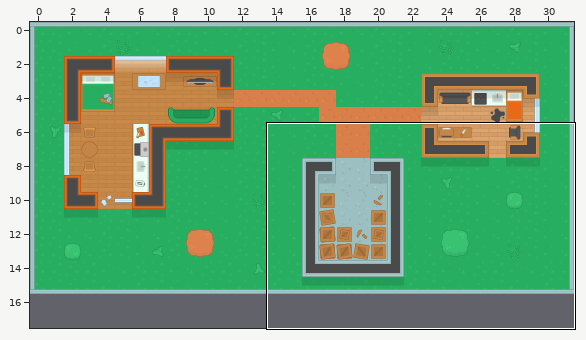
One commit to this Tiled map: entrega1/prototipo/images/map_finito.tmx. The picture above shows the old version from afar; the outline marks the close-up.
Close-up. Before the commit:
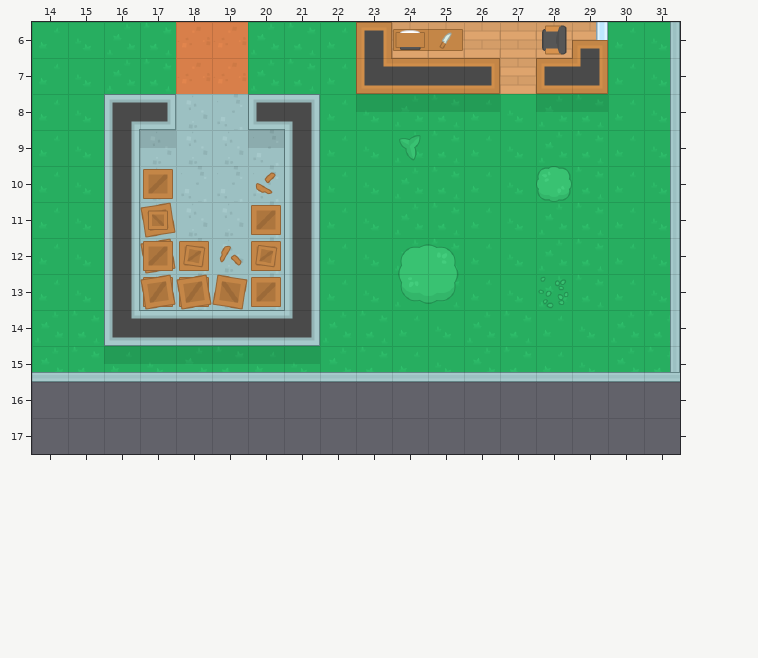
Cells are 64x64 px. Shown: x 14..31, y 6..17. The commit also changed other parts of the map, which this record leaves out. The old version is drawn lined up with the new one.
The result:
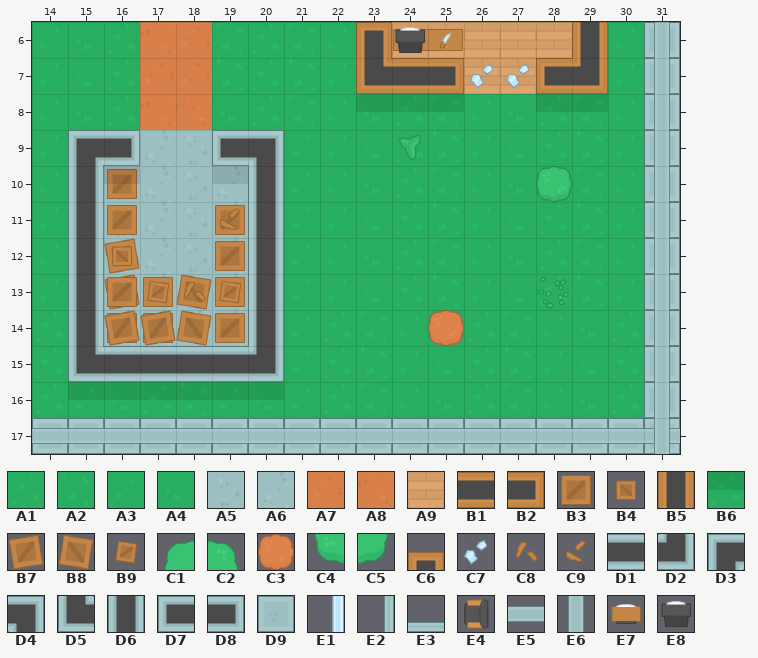
Key: from "Topdown Shooter": A1 0, A2 1, A3 2, A4 3, A5 6, A6 7, A7 14, A8 15, A9 95, B1 119, B2 122, B3 128, B4 129 turned 90, B5 146, B6 153, B7 155, B8 155 flipped left-right, B9 156, C1 180, C2 181, C3 185, C4 207, C5 208, C6 233 turned 180, C7 263, C8 265, C9 265 turned 270, D1 281, D2 307, D3 307 turned 180, D4 307 turned 270, D5 307 turned 90, D6 308, D7 312, D8 312 turned 180, D9 357, E1 432 turned 180, E2 496 turned 180, E3 496 turned 270, E4 504 turned 270, E5 521, E6 521 turned 270, E7 533, E8 535.
__ is an empty cell, ## one hidden under a higher layer.
See-through tiles are keyed as they look on the map.
Changes in this commit:
map size 32x16 -> 32x18 cells
Layer "floor":
y 6: x 17 A2 -> ##; x 19 A7 -> A2; x 29 A9 -> __; x 31 A4 -> ##
y 7: x 17 A2 -> A7; x 19 A7 -> A2; x 26 ## -> A9; x 31 A4 -> ##
y 8: x 17..19 ## A5 A6 -> A8 A8 A4; x 31 A4 -> ##
y 9: x 15 A4 -> __; x 17 A5 -> A6; x 19..21 A5 A6 ## -> __ __ A3; x 31 A4 -> ##
y 10: x 15..17 A4 ## A5 -> __ A5 A6; x 19..21 ## A6 ## -> A6 __ A3; x 31 A4 -> ##
y 11: x 15..17 A4 ## A5 -> __ A5 A6; x 19..21 A5 A6 ## -> A6 __ A3; x 31 A4 -> ##
y 12..13: x 15..21 A4 ## A5 A6 A5 A6 ## -> __ A5 A6 A5 A6 __ A3; x 31 A4 -> ##
y 14: x 15..19 A2 ## ## ## ## -> __ A6 A6 A6 A6; x 21 ## -> A3; x 31 A2 -> ##
y 15: x 15..21 A2 A3 A4 A1 A2 A3 A4 -> __ __ __ __ __ __ A3; x 31 A2 -> ##
y 16: x 14..30 __ __ __ __ __ __ __ __ __ __ __ __ __ __ __ __ __ -> A1 A3 A4 A1 A2 A3 A4 A3 A1 A2 A3 A4 A1 A2 A3 A4 A1
y 17: x 31 __ -> D9
Layer "wall":
y 6: x 28..29 E4 E1 -> __ B5; x 31 E2 -> D9
y 7: x 25..26 B1 B2 -> B2 __; x 31 E2 -> D9
y 8: x 16..17 D3 D8 -> __ __; x 20..21 D7 D4 -> __ __; x 31 E2 -> D9
y 9: x 15..16 __ D6 -> D3 D8; x 19..21 __ __ D6 -> D7 D4 __; x 31 E2 -> D9
y 10: x 15..17 __ D6 B3 -> D6 B3 __; x 19..21 A6 __ D6 -> __ D6 __; x 31 E2 -> D9
y 11: x 15..17 __ D6 B7 -> D6 B3 __; x 19..21 __ B3 D6 -> B3 D6 __; x 31 E2 -> D9
y 12: x 15..21 __ D6 B7 B3 __ B3 D6 -> D6 B7 __ __ B3 D6 __; x 24..25 C1 C2 -> __ __; x 31 E2 -> D9
y 13: x 15..16 __ D6 -> D6 B7; x 18..21 B3 B8 B3 D6 -> B8 B3 D6 __; x 24..25 C4 C5 -> __ __; x 31 E2 -> D9
y 14: x 15..21 __ D5 D1 D1 D1 D1 D2 -> D6 B3 B3 B8 B3 D6 __; x 25 __ -> C3; x 31 E2 -> D9
y 15: x 14..31 E3 E3 E3 E3 E3 E3 E3 E3 E3 E3 E3 E3 E3 E3 E3 E3 E3 E2 -> __ D5 D1 D1 D1 D1 D2 __ __ __ __ __ __ __ __ __ __ D9
y 16: x 31 __ -> D9
y 17: x 14..31 __ __ __ __ __ __ __ __ __ __ __ __ __ __ __ __ __ __ -> D9 D9 D9 D9 D9 D9 D9 D9 D9 D9 D9 D9 D9 D9 D9 D9 D9 E5
Layer "shadow":
y 9: x 17 B6 -> __; x 20 B6 -> __
y 10: x 16 __ -> B6; x 19 __ -> B6
y 15: x 16..21 B6 B6 B6 B6 B6 B6 -> __ __ __ __ __ __
y 16: x 15..20 __ __ __ __ __ __ -> B6 B6 B6 B6 B6 B6
Layer "decoration":
y 6: x 17 __ -> A8; x 24 E7 -> E8; x 29 C6 -> __; x 31 __ -> E6
y 7: x 26..27 __ __ -> C7 C7; x 31 __ -> E6
y 8..9: x 31 __ -> E6
y 10: x 20 C9 -> __; x 31 __ -> E6
y 11: x 17 B4 -> __; x 19 __ -> C9; x 31 __ -> E6
y 12: x 16..20 __ B3 B9 C8 B9 -> B4 __ __ __ __; x 31 __ -> E6
y 13: x 16..19 __ B7 B7 __ -> B3 B9 C8 B9; x 31 __ -> E6
y 14: x 16..17 __ __ -> B7 B7; x 31 __ -> E6
y 15: x 31 E3 -> E6
y 16: x 31 __ -> E6
y 17: x 14..31 __ __ __ __ __ __ __ __ __ __ __ __ __ __ __ __ __ __ -> E5 E5 E5 E5 E5 E5 E5 E5 E5 E5 E5 E5 E5 E5 E5 E5 E5 E6
Pixel boxes of the changes (left, top, right, bottom) in both close-ups:
changed: (32, 22, 680, 454)
